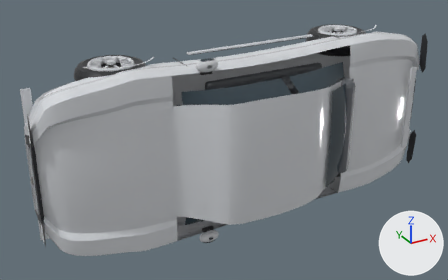
A saved change to the OBJ model assets/gr86_blender_mesh.obj.
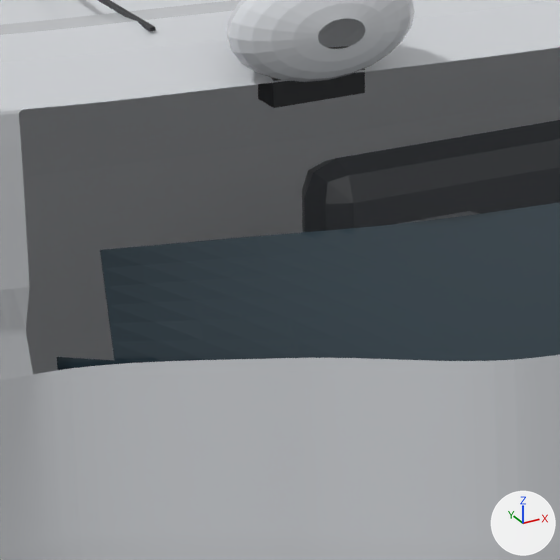
The first picture shows the older version from a 50 mm camera at (-3.01, -5.58, 2.44) aimed at (-0.25, -0.56, -0.07). The close-ups show the older and then the newer version on the part from 38% to 52% of the width and 22% to 46% of the height of that picture. Only the edits that show in the close-ups are written down. Lighting does not change. The marker at lower right points along +X, +Y and +Z. Where no turn or scale is listed for an object, it has been applied to the vertices.

The first close-up shows 'Body_Shell', 'Front_Door_Glass__1', 'Interior_Floor', 'Mirror_1', 'Mirror_Stem_1' and 3 more.
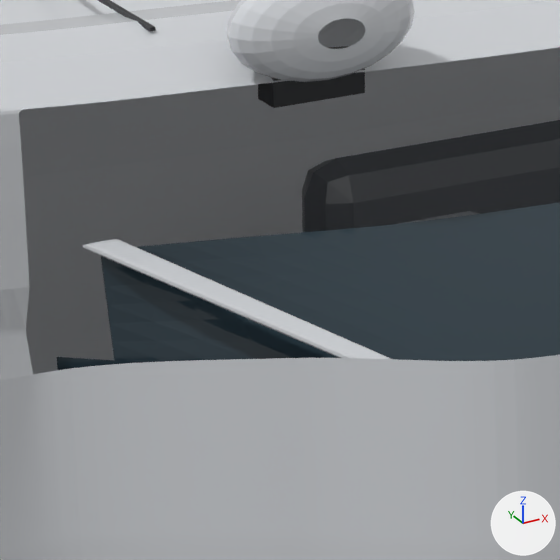
What differs and where, as boxes (x1, y1, x2, y2) in the close-ups (560 x 560 px):
'A_Pillar__1', added: after (82, 239, 391, 359)

The change, as a diff of the scene's bpy script:
```diff
--- a/assets/gr86_blender_mesh.obj.py
+++ b/assets/gr86_blender_mesh.obj.py
@@ me_a_pillar__1_1 @@
+me_a_pillar__1_1.from_pydata(...)  # 47 vertices, 42 faces; spans x -0.899..-0.545, y -1.247..-0.947, z 0.517..0.676
+me_a_pillar__1_1.materials.append(mat_pearl_white)  # light grey #d7dade
@@ ob_a_pillar__1_1 @@
+ob_a_pillar__1_1 = bpy.data.objects.new('A_Pillar__1', me_a_pillar__1_1)
+ob_a_pillar__1_1.location = (0.0, 0.0, 0.0)
```
